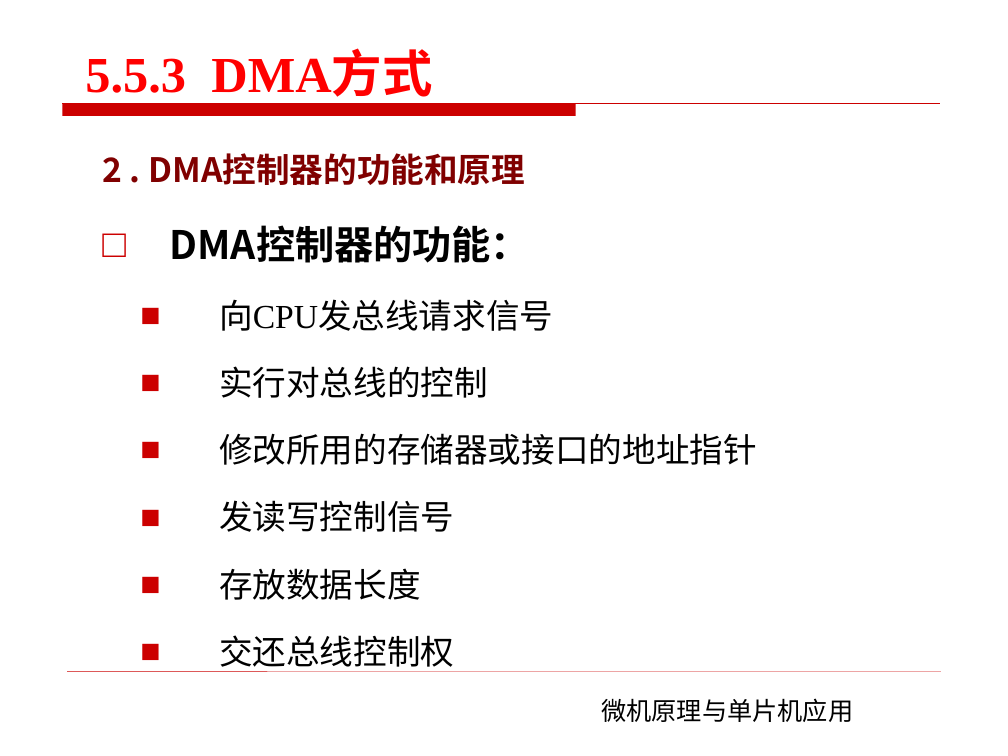
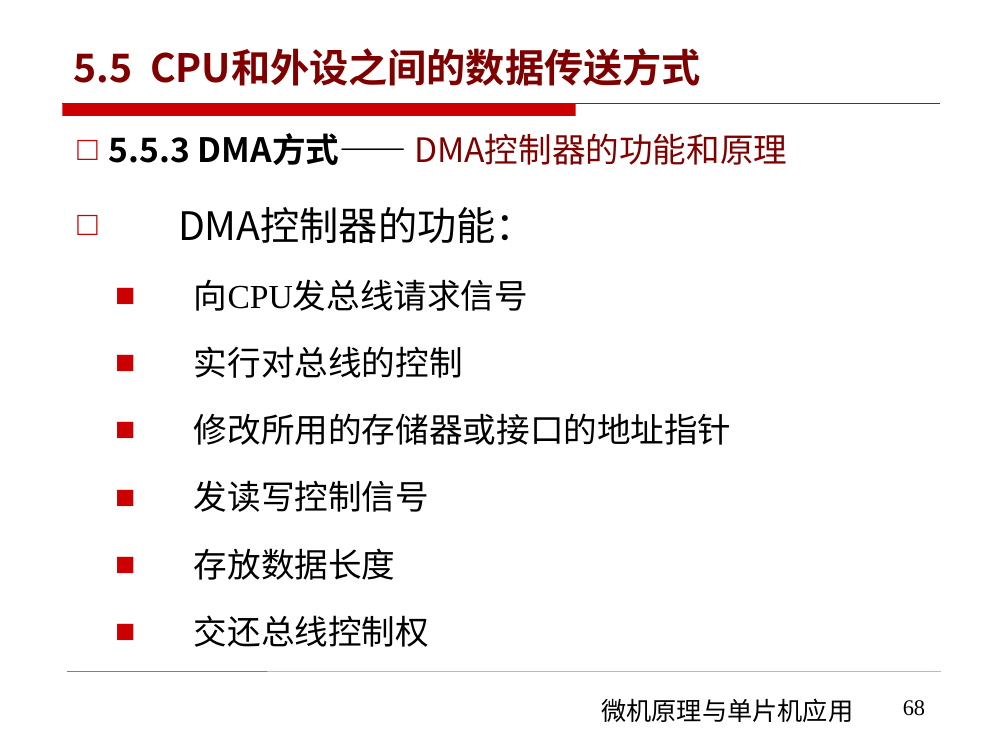
Before and after one commit to rshouc/Microcomputer, a slide deck: slide 68 of PPT/The Principle of Microcomputer/第五章 微机原理（微机和外设的数据传输) .pptx (slide 67 before the commit). Drawn at 1008x756 pixels with LibreOffice and Linux fonts; fonts in the diff are those of the drawing; background and template pictures are left out. Boxes give left, top, right and bottom in pixels: in the first picture for what was removed or moved away, otherwise in the second. Text is boxed around its words. In the diff, an @@ line names an element or a change of style, - is before the commit and + after.

```diff
--- a/PPT/The Principle of Microcomputer/第五章 微机原理（微机和外设的数据传输) .pptx
+++ b/PPT/The Principle of Microcomputer/第五章 微机原理（微机和外设的数据传输) .pptx
@@ title added at [73,48,701,86], 28 pt, text #800000, bold @@
+5.5 CPU和外设之间的数据传送方式
@@ text removed at [85,52,432,97] @@
-5.5.3 DMA方式
@@ text "5.5.3 DMA方式—— DMA控制器的功能和原理": place and size @@
-text "5.5.3 DMA方式—— DMA控制器的功能和原理" at [102,153,757,672]
+text "5.5.3 DMA方式—— DMA控制器的功能和原理" at [109,133,787,647]
@@ text at [109,133,787,165]: text changed; font Times New Roman to Noto Sans CJK SC; text colour #800000 to #000000; bold on @@
-2 . DMA控制器的功能和原理
+□ 5.5.3 DMA方式—— DMA控制器的功能和原理
@@ page number added at [903,700,925,716], 16 pt, text #000000 @@
+68
```
Also in this commit, not shown: 16 other slides changed, 2 slides added, 1 slide removed.
